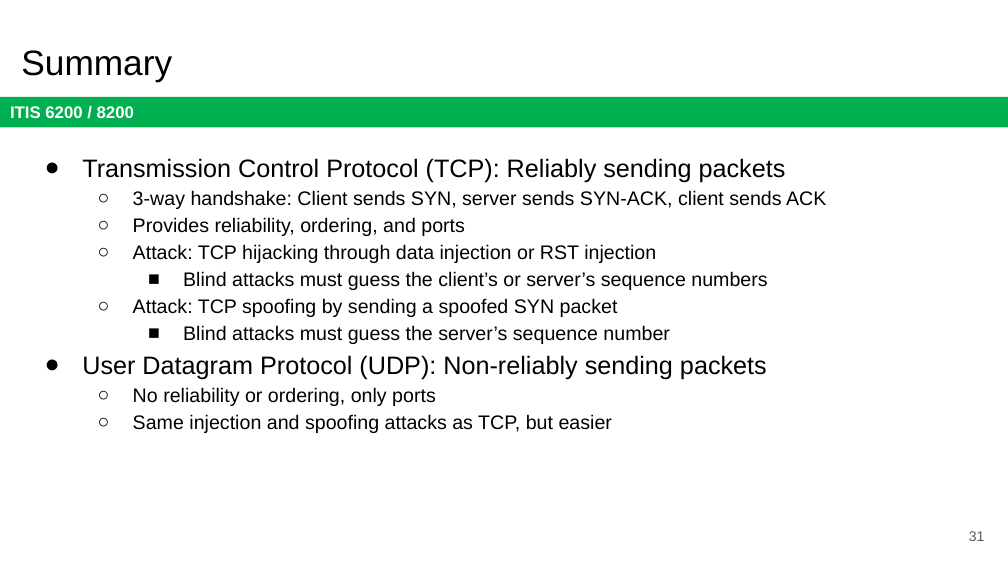
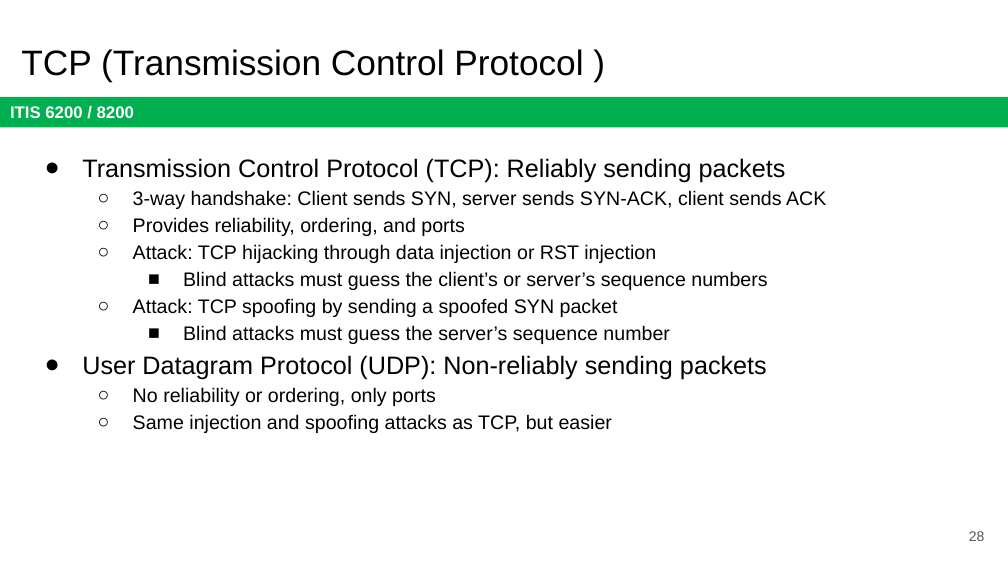
Before and after one commit to jx5c/github.io, a slide deck: slide 28 of teaching/ITIS6200/2023fa/lectures/lec15.ARP.pptx (slide 31 before the commit). Drawn at 1008x567 pixels with LibreOffice and Linux fonts; fonts in the diff are those of the drawing. Boxes give left, top, right and bottom in pixels: in the first picture for what was removed or moved away, otherwise in the second. Text is boxed around its words. In the diff, an @@ line names an element or a change of style, - is before the commit and + after.

```diff
--- a/teaching/ITIS6200/2023fa/lectures/lec15.ARP.pptx
+++ b/teaching/ITIS6200/2023fa/lectures/lec15.ARP.pptx
@@ title at (21, 49, 583, 81): text changed @@
-Summary
+TCP (Transmission Control Protocol )
@@ page number at (969, 531, 985, 541): text changed @@
-31
+28
```
Also in this commit, not shown: 5 other slides changed, 4 slides removed.
